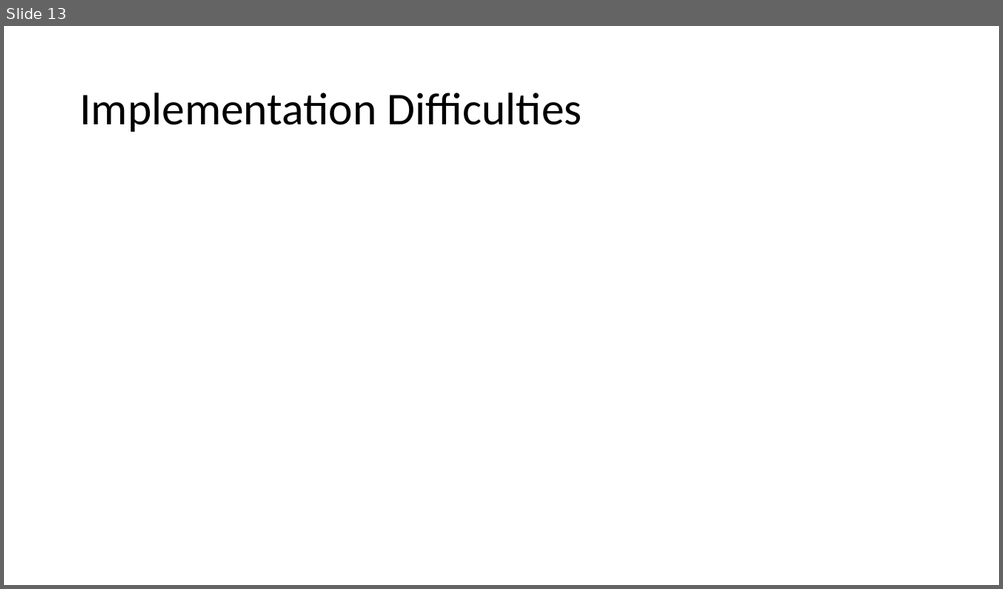
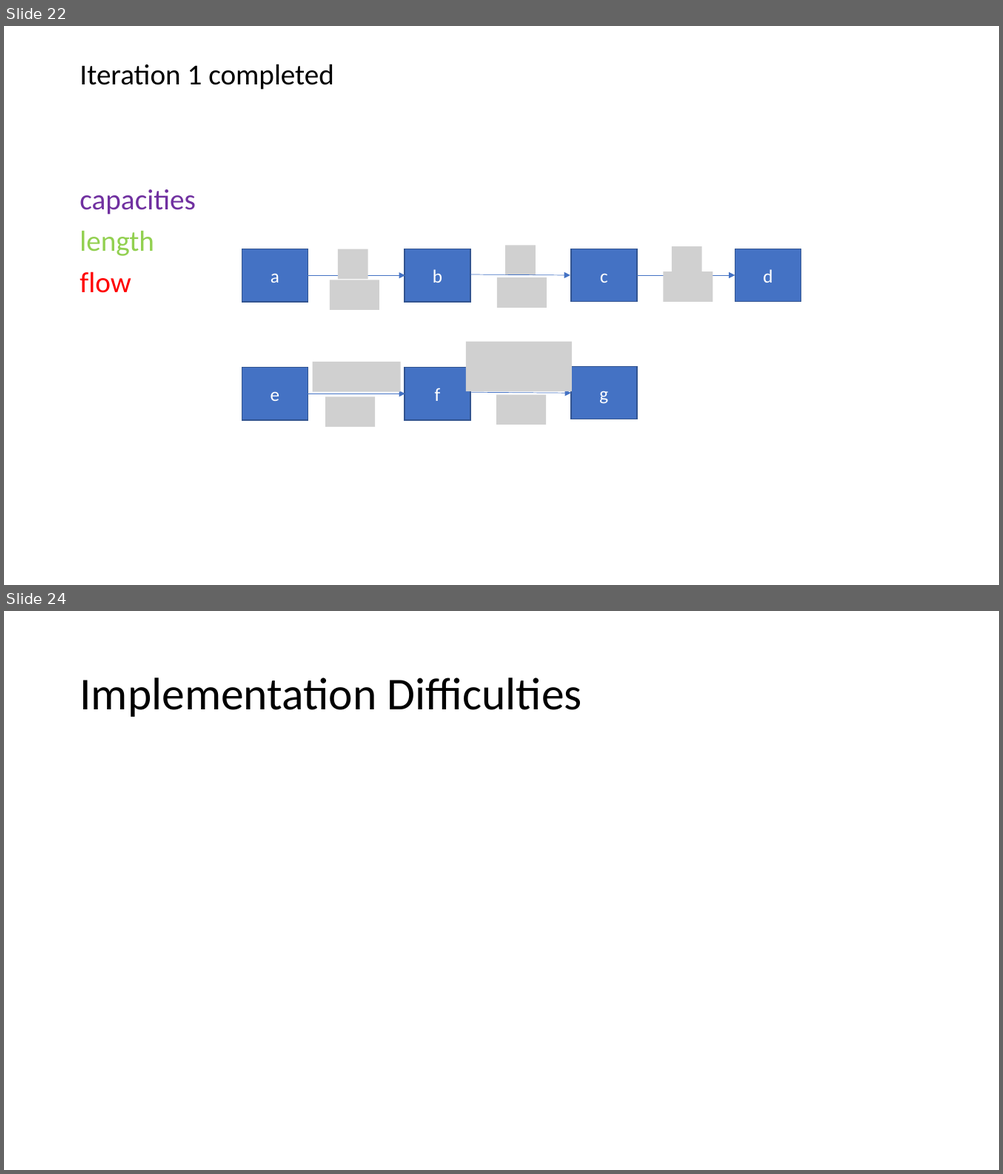
Before and after one commit to Speedphil544/Vortrag, a slide deck: MMCFP.pptx. Shown one above the other, each under a label of ours: slide 13 before the commit, slides 22 and 24 after it; the slides between them are not shown. The pictures are 1003x589 and 1003x1174 pixels, drawn with LibreOffice and Linux fonts; fonts in the diff are those of the drawing; grey boxes stand for pictures. Boxes give left, top, right and bottom in pixels: in the first picture for what was removed or moved away, otherwise in the second. Text is boxed around its words. In the diff, an @@ line names an element or a change of style, - is before the commit and + after.

```diff
--- a/MMCFP.pptx
+++ b/MMCFP.pptx
@@ slide 22 added at (4, 26, 999, 585), background #FFFFFF @@
@@ text added at (79, 64, 334, 293), 28 pt, text #000000 @@
+Iteration 1 completed
+capacities
+length
+flow
@@ picture added at (506, 245, 535, 275) @@
@@ picture added at (671, 247, 702, 277) @@
@@ rectangle added at (242, 249, 307, 302), fill #4472C4, outline #325491 1 pt, 18 pt, text #FFFFFF @@
+a
@@ picture added at (338, 249, 367, 279) @@
@@ rectangle added at (404, 249, 470, 302), fill #4472C4, outline #325491 1 pt, 18 pt, text #FFFFFF @@
+b
@@ rectangle added at (571, 249, 637, 302), fill #4472C4, outline #325491 1 pt, 18 pt, text #FFFFFF @@
+c
@@ rectangle added at (735, 249, 801, 302), fill #4472C4, outline #325491 1 pt, 18 pt, text #FFFFFF @@
+d
@@ arrow added from (307, 276) to (405, 276), #4472C4 0.5 pt @@
@@ picture added at (330, 281, 378, 310) @@
@@ arrow added from (470, 275) to (570, 275), #4472C4 0.5 pt @@
@@ picture added at (497, 278, 546, 308) @@
@@ arrow added from (637, 275) to (735, 275), #4472C4 0.5 pt @@
@@ picture added at (663, 272, 712, 302) @@
@@ picture added at (466, 341, 572, 392) @@
@@ rectangle added at (242, 368, 307, 420), fill #4472C4, outline #325491 1 pt, 18 pt, text #FFFFFF @@
+e
@@ picture added at (312, 362, 400, 392) @@
@@ rectangle added at (404, 368, 470, 420), fill #4472C4, outline #325491 1 pt, 18 pt, text #FFFFFF @@
+f
@@ rectangle added at (571, 367, 637, 420), fill #4472C4, outline #325491 1 pt, 18 pt, text #FFFFFF @@
+g
@@ arrow added from (307, 394) to (405, 394), #4472C4 0.5 pt @@
@@ picture added at (326, 397, 375, 427) @@
@@ arrow added from (471, 392) to (571, 393), #4472C4 0.5 pt @@
@@ picture added at (496, 395, 546, 425) @@
@@ what was slide 13 is now slide 24 @@
```
Also in this commit, not shown: 8 slides changed, 10 other slides added.
